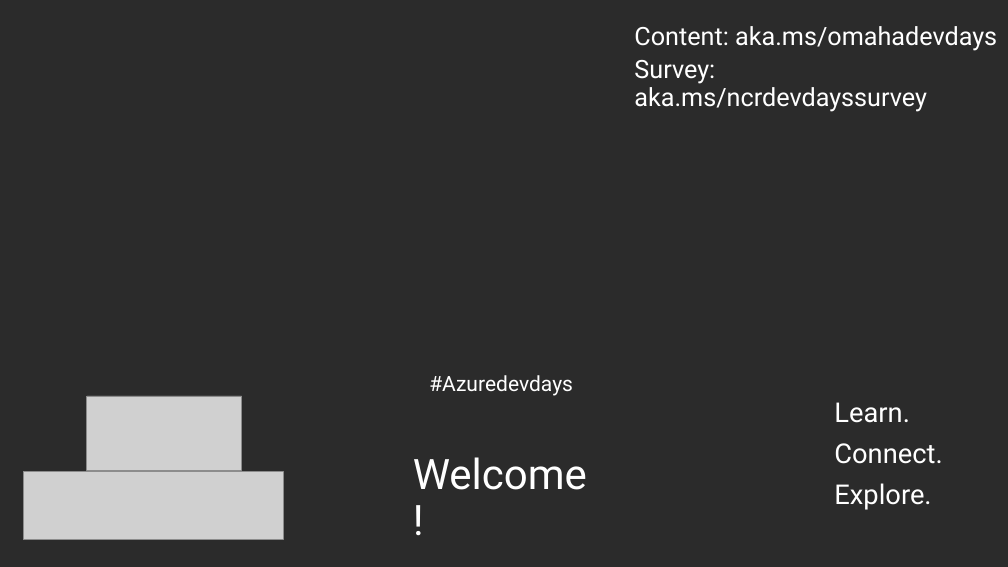
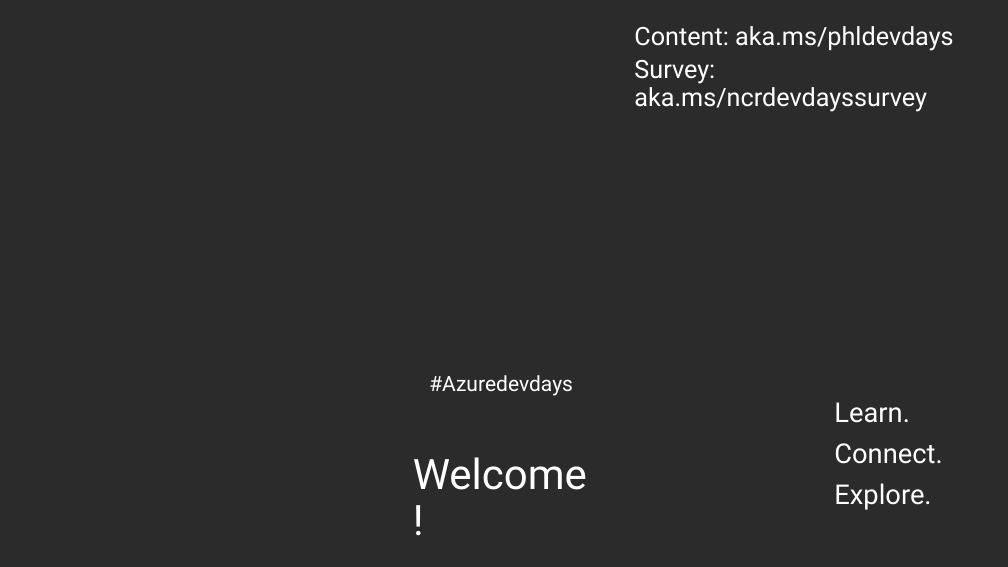
Before and after one commit to richross/PHLDevDays, a slide deck: slide 1 of DesignSession/Azure DevDay – Whiteboard Design Session.pptx. Drawn at 1008x567 pixels with LibreOffice and Linux fonts; fonts in the diff are those of the drawing; grey boxes stand for pictures; background and template pictures are left out; a plain dark background stands for a picture behind light text. Boxes give left, top, right and bottom in pixels: in the first picture for what was removed or moved away, otherwise in the second. Text is boxed around its words. In the diff, an @@ line names an element or a change of style, - is before the commit and + after.

```diff
--- a/DesignSession/Azure DevDay – Whiteboard Design Session.pptx
+++ b/DesignSession/Azure DevDay – Whiteboard Design Session.pptx
@@ text at (x1=634, y1=26, x2=953, y2=51): text changed @@
-Content: aka.ms/omahadevdays
+Content: aka.ms/phldevdays
@@ picture removed at (x1=87, y1=396, x2=242, y2=470) @@
@@ picture removed at (x1=23, y1=472, x2=284, y2=539) @@
```
Also in this commit, not shown: 10 other files.
